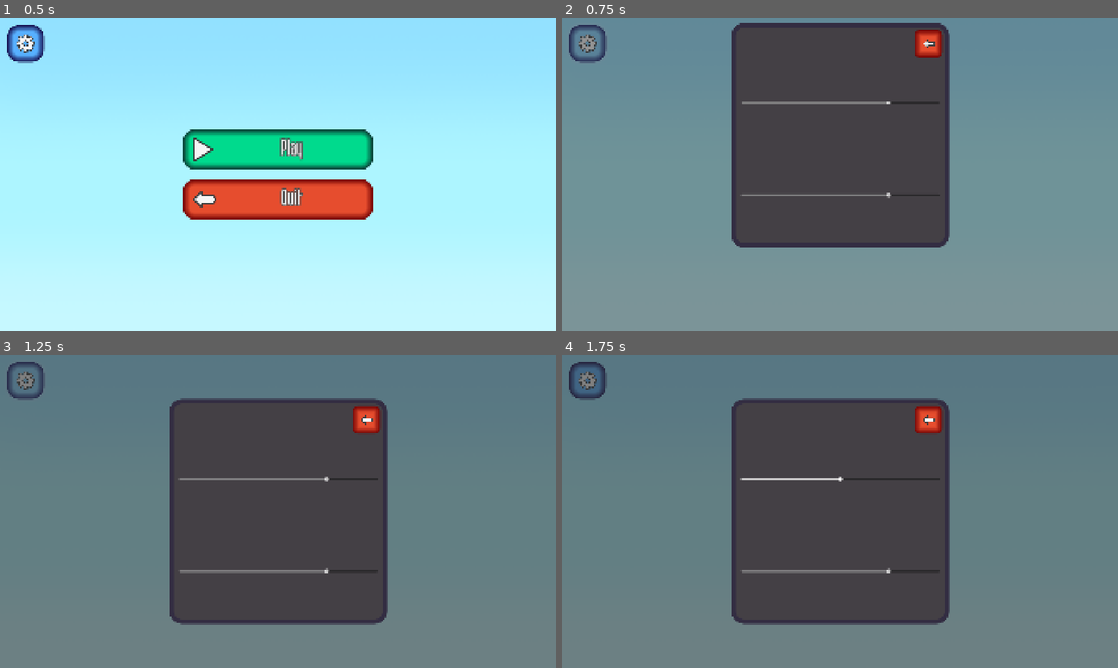
Above: before the commit, frames 1-4 (two rows, left to right).
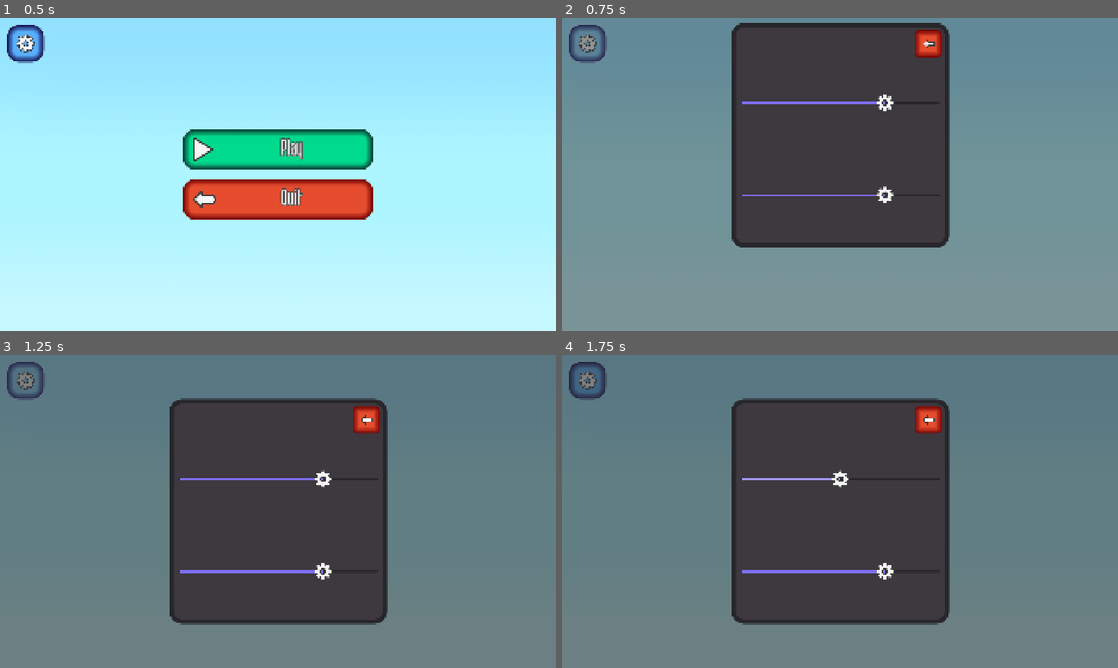
Above: after the commit, the same moments.

Repository: urebus-godot/red-ball-game
Game: Godot game, scene res://scenes_scripts/ui/root/main_menu.tscn
Same seed, same stepped clock (60 frames per second), same inputs: the game is played once before the commit and once after it.
Inputs (mouse positions are in pixels of both pictures, inside the frame that each line leads up to):
- Up to frame 1 (0.5 s): no input
- Up to frame 2 (0.75 s): click (589, 43) at 0.5 s
- Up to frame 3 (1.25 s): no input
- Up to frame 4 (1.75 s): click "Play" at 1.25 s

Frame 1 is identical in both runs. In frame 2, 0.5% of the frame differs, in the area x 32-60%, y 24-60%; in frame 3, 0.6%, in the area x 32-60%, y 36-72%; in frame 4, 0.6%.

Commit message:
Made saving settings system and portal to main menu

Diff:
--- a/globals/audio_manager/music_player.tscn
+++ b/globals/audio_manager/music_player.tscn
@@ -3,5 +3,6 @@
 [ext_resource type="Script" uid="uid://x1j0c01n4k5e" path="res://globals/audio_manager/music_player.gd" id="1_k3c1n"]
 
 [node name="MusicPlayer" type="AudioStreamPlayer" unique_id=460817975]
+process_mode = 3
 bus = &"Music"
 script = ExtResource("1_k3c1n")
--- a/globals/settings_data_manager.gd
+++ b/globals/settings_data_manager.gd
@@ -3,8 +3,8 @@
 const SETTINGS_DATA_PATH: String = "user://settings_data.cfg"
 
 var audio_settings: Dictionary[String, float] = {
-	"music_volume": 0.8,
-	"sfx_volume": 0.8,
+	"music_volume": 0.75,
+	"sfx_volume": 0.75,
 }
 
 var key_binding_settings: Dictionary[String, String] = {
--- a/scenes_scripts/game/objects/interactive/location_portal.gd
+++ b/scenes_scripts/game/objects/interactive/location_portal.gd
@@ -4,14 +4,22 @@
 @onready var center: Marker2D = $Center
 @onready var game_data: GameData = DataManager.game_data
 
-@export var level: int
+@export var level: int = 1
+@export_enum(
+	"none",
+	Constants.MAIN_MENU_PATH,
+	Constants.WORLD_PATH,
+) var scene_path: String = "none"
 
 
 func interact() -> void:
 	await super.interact()
 	var available_levels = game_data.levels_completed + 1
 	if available_levels >= level:
-		TransitionScreen.change_scene(Constants.LEVEL_PATH % level)
+		if scene_path == "none":
+			TransitionScreen.change_scene(Constants.LEVEL_PATH % level)
+		else:
+			TransitionScreen.change_scene(scene_path)
 
 
 func _on_body_entered(body: Node2D) -> void:
--- a/scenes_scripts/game/objects/interactive/location_portal.tscn
+++ b/scenes_scripts/game/objects/interactive/location_portal.tscn
@@ -30,6 +30,7 @@
 [node name="LocationPortal" type="Area2D" unique_id=2011945355]
 collision_layer = 0
 script = ExtResource("1_0ay6s")
+scene_path = "res://scenes_scripts/game/root/world.tscn"
 interaction_delay = 0.2
 showed_name = "location portal"
 
--- a/scenes_scripts/game/root/world.tscn
+++ b/scenes_scripts/game/root/world.tscn
@@ -45,6 +45,7 @@
 offset_top = -193.0
 
 [node name="Player" parent="." unique_id=840999448 instance=ExtResource("3_pkcbc")]
+position = Vector2(0, 288)
 
 [node name="Terrain" parent="." unique_id=912310611 instance=ExtResource("3_efhvm")]
 physics_material_override = SubResource("PhysicsMaterial_2djus")
@@ -55,10 +56,16 @@
 [node name="Portals" type="Node2D" parent="." unique_id=482774189]
 z_index = -1
 
-[node name="LocationPortal" parent="Portals" unique_id=2011945355 instance=ExtResource("4_7og53")]
-position = Vector2(1144, 400)
-level = 1
+[node name="MainMenuPortal" parent="Portals" unique_id=2011945355 instance=ExtResource("4_7og53")]
+position = Vector2(0, 400)
+scene_path = "res://scenes_scripts/ui/root/main_menu.tscn"
 interaction_delay = 0.4
 showed_name = "portal to level 1"
 
+[node name="LevelPortal" parent="Portals" unique_id=865033601 instance=ExtResource("4_7og53")]
+position = Vector2(1144, 400)
+scene_path = "none"
+interaction_delay = 0.4
+showed_name = "portal to main menu"
+
 [editable path="Terrain"]
--- a/scenes_scripts/ui/hud/ui_layer.tscn
+++ b/scenes_scripts/ui/hud/ui_layer.tscn
@@ -9,9 +9,9 @@
 [ext_resource type="Texture2D" uid="uid://b0sr2tgrnf5oe" path="res://resources/textures/ui/icons/play_icon.png" id="6_8q4gr"]
 [ext_resource type="Texture2D" uid="uid://c0b8j31ja6o8u" path="res://resources/textures/ui/icons/gear_icon.png" id="6_srnps"]
 [ext_resource type="Texture2D" uid="uid://bjrim8ia4jryv" path="res://resources/textures/ui/icons/arrow_back_icon.png" id="7_jgfe7"]
-[ext_resource type="FontFile" uid="uid://cwww4yawa4yb4" path="res://resources/fonts/citricacyrillic.ttf" id="7_mdk54"]
 [ext_resource type="Texture2D" uid="uid://cfjwv5sk0y4mr" path="res://resources/textures/ui/icons/restart_icon.png" id="8_lks73"]
 [ext_resource type="Theme" uid="uid://k8oddh018ug7" path="res://resources/themes/red_button.tres" id="8_udvf3"]
+[ext_resource type="FontFile" uid="uid://bos0ml0pvipmw" path="res://resources/fonts/SSFBreakthrough-Extrabold.ttf" id="11_lks73"]
 
 [node name="UILayer" type="CanvasLayer" unique_id=51763774]
 process_mode = 3
@@ -46,6 +46,7 @@
 visible = false
 
 [node name="PauseMenu" type="Control" parent="." unique_id=726044164]
+visible = false
 custom_minimum_size = Vector2(666, 666)
 layout_mode = 3
 anchors_preset = 8
@@ -124,7 +125,7 @@
 theme_override_colors/font_color = Color(0.80327183, 0.9467562, 0.96436447, 1)
 theme_override_colors/font_outline_color = Color(0.041754134, 0.27078584, 0.4806599, 1)
 theme_override_constants/outline_size = 16
-theme_override_fonts/font = ExtResource("7_mdk54")
+theme_override_fonts/font = ExtResource("11_lks73")
 theme_override_font_sizes/font_size = 64
 text = "The game is paused..."
 
--- a/scenes_scripts/ui/interact_label.tscn
+++ b/scenes_scripts/ui/interact_label.tscn
@@ -1,6 +1,7 @@
 [gd_scene format=3 uid="uid://bols5fh2gof8t"]
 
 [ext_resource type="Script" uid="uid://cdgif5xrxatpn" path="res://scenes_scripts/ui/interact_label.gd" id="1_hcsgg"]
+[ext_resource type="FontFile" uid="uid://j1wevx13vv24" path="res://resources/fonts/SSFBreakthrough-Heavy.ttf" id="1_sgpsk"]
 
 [node name="InteractLabel" type="Label" unique_id=1502365372]
 anchors_preset = 7
@@ -14,7 +15,10 @@
 offset_bottom = -56.0
 grow_horizontal = 2
 grow_vertical = 0
-theme_override_constants/outline_size = 6
+theme_override_colors/font_color = Color(0.95, 0.95, 0.95, 1)
+theme_override_colors/font_outline_color = Color(0.36, 0.36, 0.36, 1)
+theme_override_constants/outline_size = 12
+theme_override_fonts/font = ExtResource("1_sgpsk")
 theme_override_font_sizes/font_size = 48
 text = "Interact text"
 horizontal_alignment = 1
--- a/scenes_scripts/ui/menus/options_menu.gd
+++ b/scenes_scripts/ui/menus/options_menu.gd
@@ -11,28 +11,23 @@
 @onready var music_volume_slider: HSlider = $Control/VBoxContainer/MusicVolumeSlider
 @onready var sfx_volume_slider: HSlider = $Control/VBoxContainer/SFXVolumeSlider
 
-var is_ui_free: bool = false
-
 
 func show_menu() -> void:
-	is_ui_free = false
 	position.y = START_POSITION_Y
 	var tween = create_tween().set_trans(Constants.TRANS_TYPE)
 	var center = 540.0 - size.y / 2.0
 	tween.tween_property(
 		self, "position:y", center, TWEEN_DURATION
 	)
-	await tween.finished
-	is_ui_free = true
+	#await tween.finished
 
 
 func hide_menu() -> void:
-	is_ui_free = false
 	var tween = create_tween().set_trans(Constants.TRANS_TYPE)
 	tween.tween_property(
 		self, "position:y", END_POSITION_Y, TWEEN_DURATION
 	)
-	await tween.finished
+	#await tween.finished
 
 
 func sync_sliders() -> void:
@@ -65,14 +60,15 @@
 
 
 func _ready() -> void:
+	sync_sliders()
 	visible = true
 	position.y = START_POSITION_Y
 
 
 func _on_close_button_pressed() -> void:
-	if is_ui_free:
-		closed.emit()
-		await hide_menu()
+	SettingsDataManager.save_settings()
+	closed.emit()
+	hide_menu()
 
 
 func _on_music_volume_slider_value_changed(value: float) -> void:
--- a/scenes_scripts/ui/menus/options_menu.tscn
+++ b/scenes_scripts/ui/menus/options_menu.tscn
@@ -2,14 +2,15 @@
 
 [ext_resource type="Script" uid="uid://dxbjg7tng3tjj" path="res://scenes_scripts/ui/menus/options_menu.gd" id="1_y8snl"]
 [ext_resource type="Texture2D" uid="uid://bjrim8ia4jryv" path="res://resources/textures/ui/icons/arrow_back_icon.png" id="2_hy6fi"]
+[ext_resource type="Texture2D" uid="uid://c0b8j31ja6o8u" path="res://resources/textures/ui/icons/gear_icon.png" id="3_wn0fj"]
 
 [sub_resource type="StyleBoxFlat" id="StyleBoxFlat_tdiy1"]
-bg_color = Color(0.26601917, 0.24926722, 0.27024823, 1)
+bg_color = Color(0.23927224, 0.2248086, 0.2428881, 1)
 border_width_left = 16
 border_width_top = 16
 border_width_right = 16
 border_width_bottom = 16
-border_color = Color(0.20037332, 0.1768, 0.26, 1)
+border_color = Color(0.15416168, 0.1479, 0.17, 1)
 corner_radius_top_left = 42
 corner_radius_top_right = 42
 corner_radius_bottom_right = 42
@@ -75,6 +76,18 @@
 Button/styles/normal = SubResource("StyleBoxFlat_wn0fj")
 Button/styles/pressed = SubResource("StyleBoxFlat_d5k5w")
 
+[sub_resource type="StyleBoxFlat" id="StyleBoxFlat_mjgam"]
+bg_color = Color(0.49360004, 0.43199998, 0.96, 1)
+
+[sub_resource type="StyleBoxFlat" id="StyleBoxFlat_qnqoq"]
+bg_color = Color(0.63783336, 0.59000003, 1, 1)
+
+[sub_resource type="Theme" id="Theme_spabx"]
+HSlider/icons/grabber = ExtResource("3_wn0fj")
+HSlider/icons/grabber_highlight = ExtResource("3_wn0fj")
+HSlider/styles/grabber_area = SubResource("StyleBoxFlat_mjgam")
+HSlider/styles/grabber_area_highlight = SubResource("StyleBoxFlat_qnqoq")
+
 [node name="OptionsMenu" type="Panel" unique_id=510311911]
 custom_minimum_size = Vector2(500, 512)
 anchors_preset = 8
@@ -132,12 +145,14 @@
 layout_mode = 2
 size_flags_vertical = 3
 focus_mode = 0
+theme = SubResource("Theme_spabx")
 value = 75.0
 
 [node name="SFXVolumeSlider" type="HSlider" parent="Control/VBoxContainer" unique_id=597341475]
 layout_mode = 2
 size_flags_vertical = 3
 focus_mode = 0
+theme = SubResource("Theme_spabx")
 value = 75.0
 
 [connection signal="pressed" from="Control/CloseButton" to="." method="_on_close_button_pressed"]
Not shown, changed: resources/audio/music/main_menu.mp3.import
